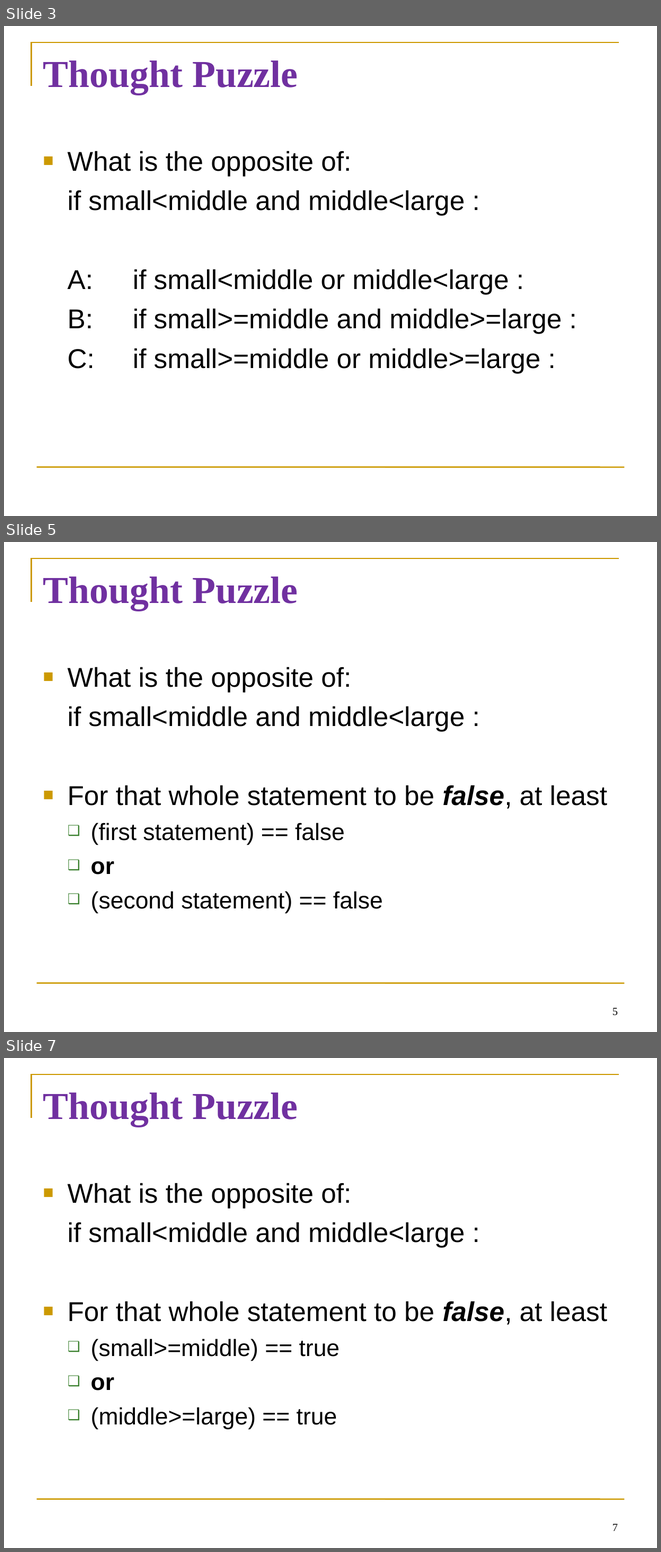
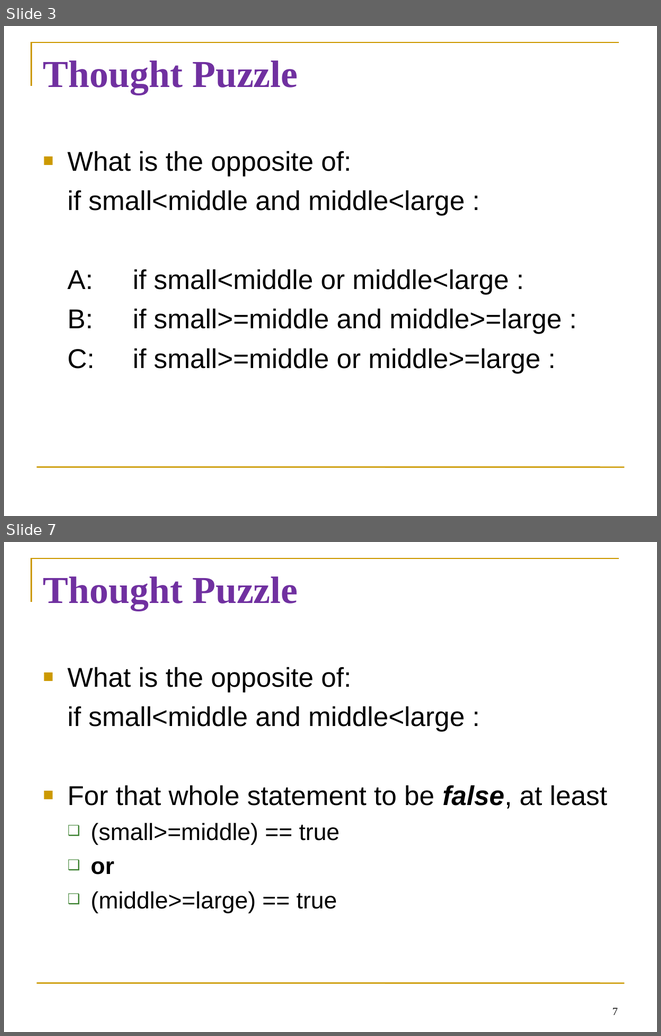
Before and after one commit to diesburg/cs1510_fa25, a slide deck: sessions/s14/s14.ppt. Shown one above the other, each under a label of ours: slides 3, 5 and 7 before the commit, slides 3 and 7 after it; the slides between them are not shown. The pictures are 661x1552 and 661x1036 pixels, drawn with LibreOffice and Linux fonts; fonts in the diff are those of the drawing. Boxes give left, top, right and bottom in pixels: in the first picture for what was removed or moved away, otherwise in the second. Text is boxed around its words. In the diff, an @@ line names an element or a change of style, - is before the commit and + after.

```diff
--- a/sessions/s14/s14.ppt
+++ b/sessions/s14/s14.ppt
@@ slide 5 removed at box(4, 542, 657, 1032), background #FFFFFF; not listed: 2 template elements that a slide beside it also shows @@
@@ title removed at box(43, 576, 298, 611) @@
-Thought Puzzle
@@ text removed at box(68, 667, 607, 913) @@
-■ What is the opposite of:
-if small<middle and middle<large :
-■ For that whole statement to be false, at least
-  ❑ (first statement) == false
-  ❑ or
-  ❑ (second statement) == false
@@ page number removed at box(612, 1007, 618, 1015) @@
-5
```
Also in this commit, not shown: 1 slide changed, 3 slides added, 2 other slides removed.
